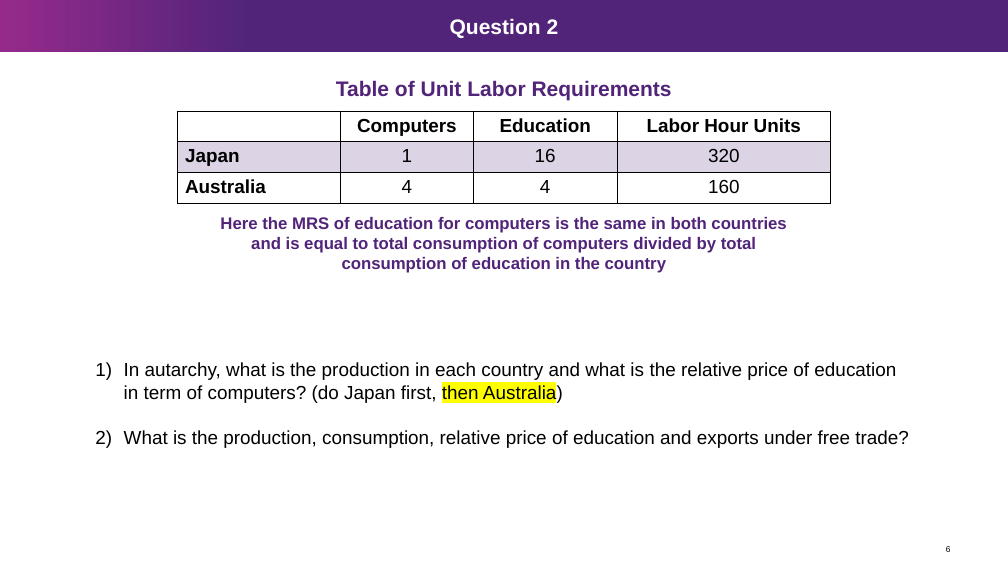
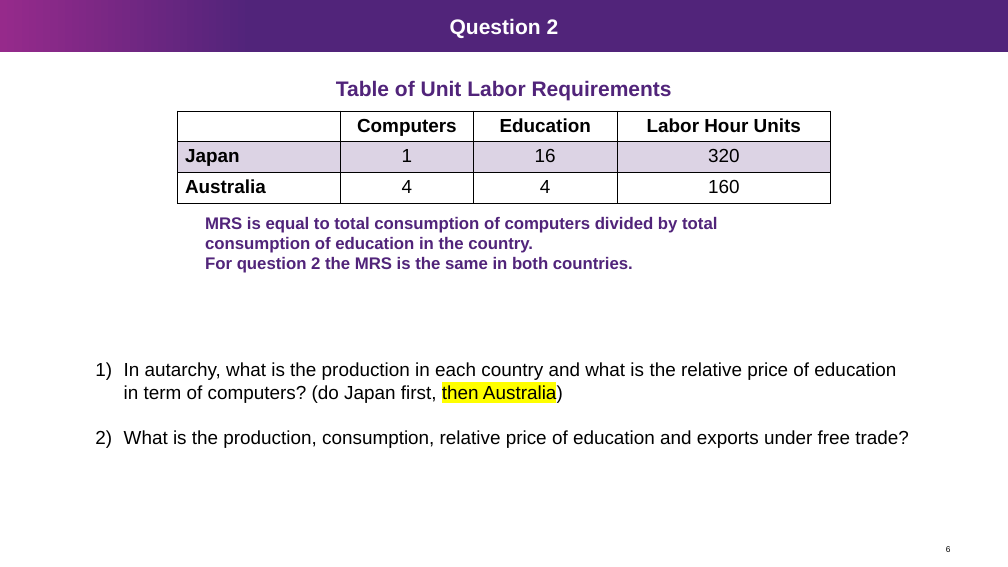
Before and after one commit to numashev/ECON3510-Items, a slide deck: slide 6 of PowerPoint/Tutorial 3.pptx. Drawn at 1008x567 pixels with LibreOffice and Linux fonts; fonts in the diff are those of the drawing; background and template pictures are left out. Boxes give left, top, right and bottom in pixels: in the first picture for what was removed or moved away, otherwise in the second. Text is boxed around its words. In the diff, an @@ line names an element or a change of style, - is before the commit and + after.

```diff
--- a/PowerPoint/Tutorial 3.pptx
+++ b/PowerPoint/Tutorial 3.pptx
@@ text at (205,217,717,273): text changed @@
-Here the MRS of education for computers is the same in both countries and is equal to total consumption of computers divided by total consumption of education in the country
+MRS is equal to total consumption of computers divided by total consumption of education in the country.
+For question 2 the MRS is the same in both countries.
```
Also in this commit, not shown: 1 other slide changed, 7 other files.
